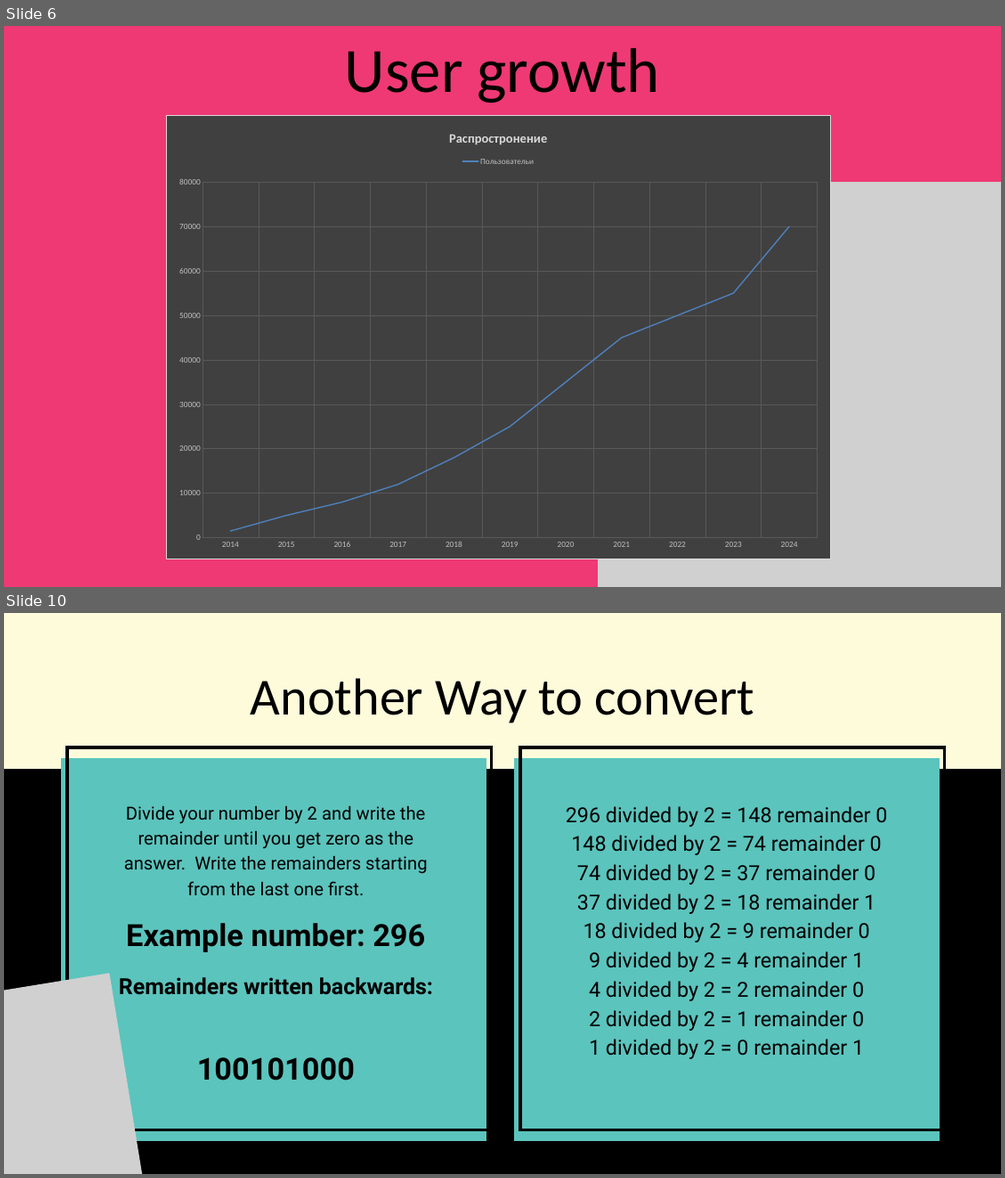
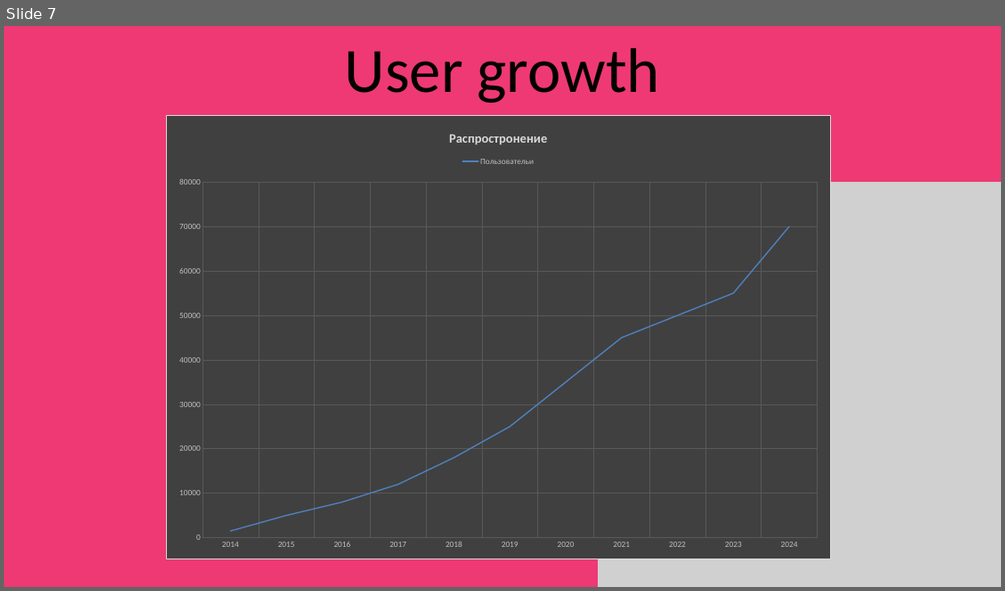
Before and after one commit to NotKiroma/Praktika, a slide deck: Praktika IKT/Day 8.pptx. Shown one above the other, each under a label of ours: slides 6 and 10 before the commit, slide 7 after it; the slides between them are not shown. The pictures are 1005x1178 and 1005x591 pixels, drawn with LibreOffice and Linux fonts; fonts in the diff are those of the drawing; grey boxes stand for pictures. Boxes give left, top, right and bottom in pixels: in the first picture for what was removed or moved away, otherwise in the second. Text is boxed around its words. In the diff, an @@ line names an element or a change of style, - is before the commit and + after.

```diff
--- a/Praktika IKT/Day 8.pptx
+++ b/Praktika IKT/Day 8.pptx
@@ slide 10 removed at (4,613,1001,1174), background #000000 @@
@@ freeform shape removed at (4,613,1001,769) @@
@@ text removed at (251,678,754,723) @@
-Another Way to convert
@@ freeform shape removed at (61,758,487,1140) @@
@@ freeform shape removed at (67,747,492,1129) @@
@@ freeform shape removed at (513,758,939,1140) @@
@@ freeform shape removed at (520,747,945,1129) @@
@@ text removed at (124,806,427,895) @@
-Divide your number by 2 and write the remainder until you get zero as the answer. Write the remainders starting from the last one first.
@@ text removed at (566,806,887,1059) @@
-296 divided by 2 = 148 remainder 0
-148 divided by 2 = 74 remainder 0
-74 divided by 2 = 37 remainder 0
-37 divided by 2 = 18 remainder 1
-18 divided by 2 = 9 remainder 0
-9 divided by 2 = 4 remainder 1
-4 divided by 2 = 2 remainder 0
-2 divided by 2 = 1 remainder 0
-1 divided by 2 = 0 remainder 1
@@ text removed at (126,923,425,952) @@
-Example number: 296
@@ picture removed at (4,973,145,1174) @@
@@ text removed at (119,977,433,995) @@
-Remainders written backwards:
@@ text removed at (197,1057,355,1080) @@
-100101000
@@ what was slide 6 is now slide 7 @@
```
Also in this commit, not shown: 2 slides changed, 2 slides added, 2 other slides removed, 2 other files.
